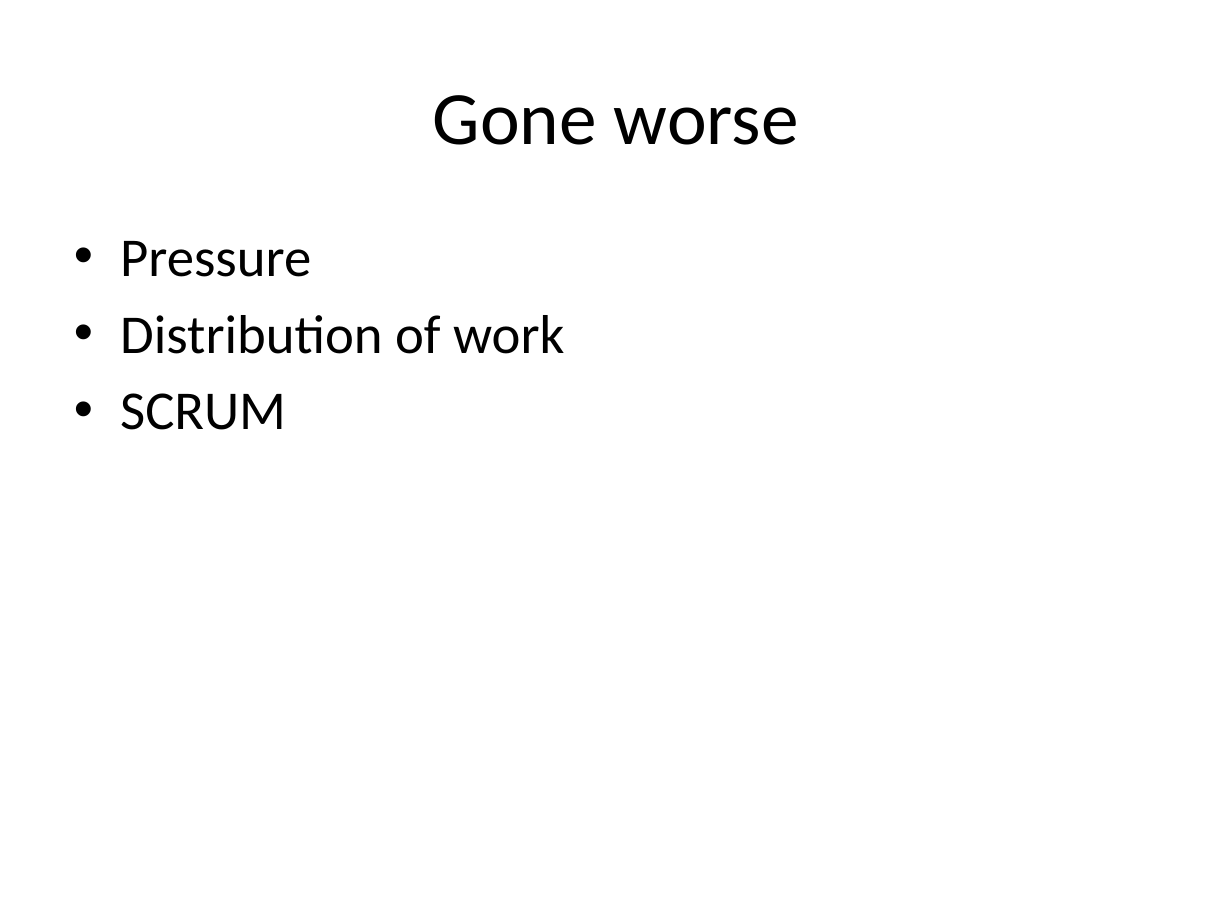
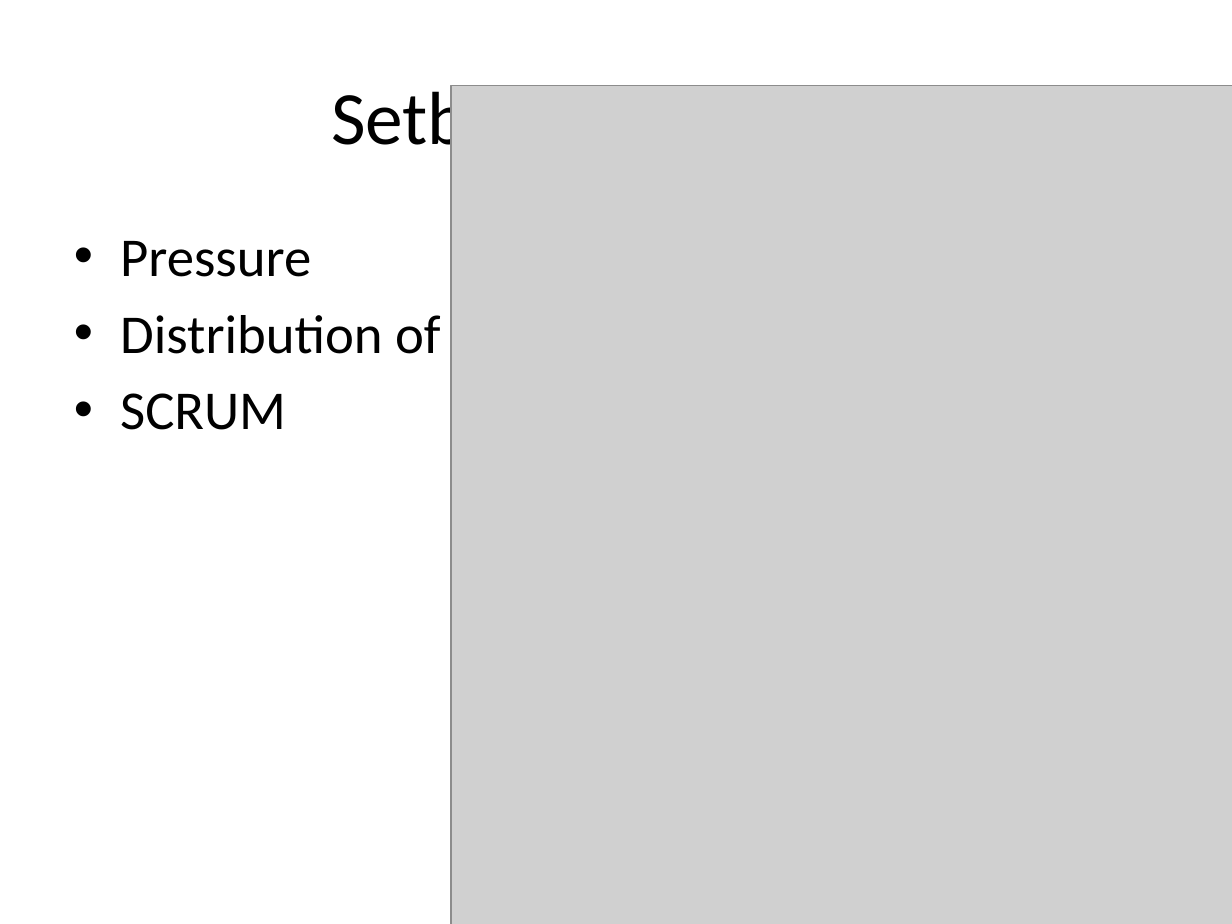
Before and after one commit to Picopic/Possession, a slide deck: slide 3 of Beta/Betapresentation.pptx. Drawn at 1232x924 pixels with LibreOffice and Linux fonts; fonts in the diff are those of the drawing; grey boxes stand for pictures. Boxes give left, top, right and bottom in pixels: in the first picture for what was removed or moved away, otherwise in the second. Text is boxed around its words. In the diff, an @@ line names an element or a change of style, - is before the commit and + after.

```diff
--- a/Beta/Betapresentation.pptx
+++ b/Beta/Betapresentation.pptx
@@ title at (331, 81, 598, 161): text changed @@
-Gone worse
+Setbacks
@@ picture added at (451, 85, 1232, 924) @@
```
Also in this commit, not shown: 5 other slides changed, 45 other files.
